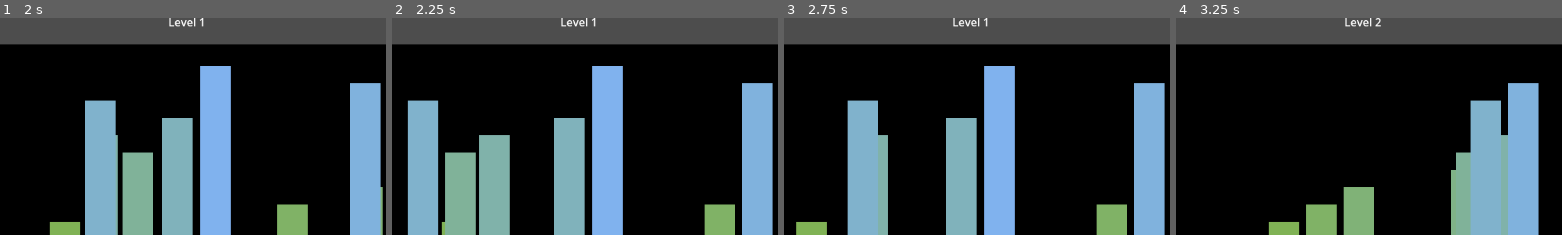
Above: before the commit, frames 1-4 (left to right).
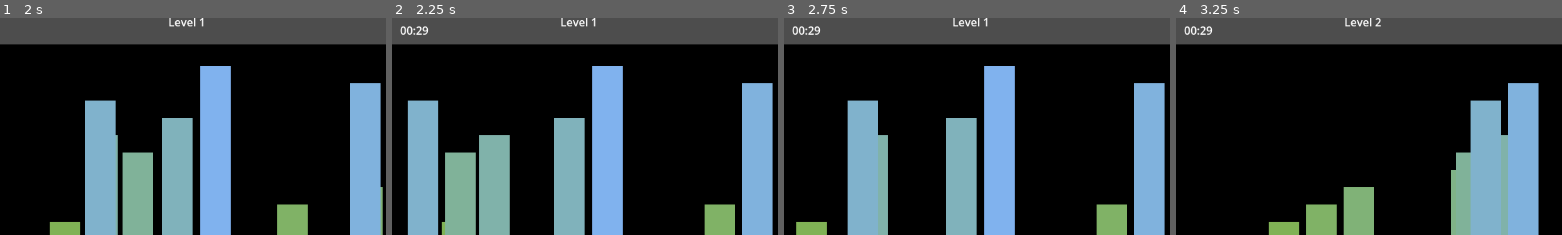
Above: after the commit, the same moments.

Repository: jematson/CS471ChappellChase
Game: Godot game, scene res://scenes/main_menu.tscn
The game is run twice, just before and just after one commit, with the same random seed, the same clock (stepped at 60 frames per second) and the same inputs.
Inputs:
- Up to frame 1 (2 s): click "Game" at 0.5 s; click "Shuffle" at 1.25 s
- Up to frame 2 (2.25 s): click "Bubble Sort" at 2 s
- Up to frame 3 (2.75 s): no input
- Up to frame 4 (3.25 s): click "Quick Sort" at 2.75 s
The pictures show only the part of the screen within x 39-89%, y 1-51%; the shares and areas given below are measured in that part.

Frame 1 is identical in both runs. In frame 2, 0.2% of the frame differs, in the area x 2-10%, y 3-8%; in frame 3, 0.2%; in frame 4, 0.2%.

Commit message:
Barebones implementation of timer feature

Diff:
--- a/scenes/level.tscn
+++ b/scenes/level.tscn
@@ -1,8 +1,9 @@
-[gd_scene load_steps=4 format=3 uid="uid://exm1vyysobw5"]
+[gd_scene load_steps=5 format=3 uid="uid://exm1vyysobw5"]
 
 [ext_resource type="PackedScene" uid="uid://c84hilvcwcvgs" path="res://scenes/algorithm_menu.tscn" id="1_2q6dc"]
-[ext_resource type="Script" uid="uid://c3js4fpuranuv" path="res://source/level.gd" id="1_w8frs"]
+[ext_resource type="Script" uid="uid://t20icwr7cudf" path="res://source/level.gd" id="1_w8frs"]
 [ext_resource type="PackedScene" uid="uid://crmsvxie0bwea" path="res://scenes/algorithm_executer.tscn" id="3_w8frs"]
+[ext_resource type="Script" uid="uid://cynfqilcpbudk" path="res://sort_timer.gd" id="4_mx8sn"]
 
 [node name="Level" type="Node2D"]
 script = ExtResource("1_w8frs")
@@ -25,4 +26,11 @@
 offset_bottom = 46.0
 text = "Level 0"
 
+[node name="TimerLabel" type="Label" parent="."]
+offset_left = 450.0
+offset_top = 35.0
+offset_right = 490.0
+offset_bottom = 58.0
+script = ExtResource("4_mx8sn")
+
 [connection signal="pressed" from="MenuButton" to="." method="_on_menu_button_pressed"]
--- /dev/null
+++ b/sort_timer.gd
@@ -0,0 +1,23 @@
+extends Label
+
+var timer_running = false
+var elapsed_time = 30.0
+
+func _process(delta):
+	if timer_running:
+		elapsed_time -= delta
+		text = format_time(elapsed_time)
+
+
+func format_time(t):
+	var minutes = int(t) / 60
+	var seconds = int(t) % 60
+	return str(minutes).pad_zeros(2) + ":" + str(seconds).pad_zeros(2)
+
+
+func start_timer():
+	timer_running = true
+
+
+func stop_timer():
+	timer_running = false
--- a/source/algorithm_executer.gd
+++ b/source/algorithm_executer.gd
@@ -8,7 +8,7 @@
 var stair_heights = []
 
 @onready var display = $StairDisplay
-
+@onready var sort_timer = get_node("../TimerLabel")
 
 func reset():
 	stair_heights = []
@@ -29,6 +29,7 @@
 
 
 func bubble_sort():
+	sort_timer.start_timer()
 	var n = stair_heights.size()
 	for i in range(n - 1):
 		for j in range(n - i - 1):
@@ -41,14 +42,18 @@
 
 				await get_tree().create_timer(0.3).timeout
 	emit_signal("sorted")
+	sort_timer.stop_timer()
 
 
 func call_quicksort():
+	sort_timer.start_timer()
 	quicksort(stair_heights, 0, stair_heights.size() - 1)
 	emit_signal("sorted")
+	sort_timer.stop_timer()
 
 
 func call_insertionsort():
+	sort_timer.start_timer()
 	await InsertionSort.insertion_sort(
 		stair_heights,
 		func(array: Array): display.update_stair_positions(array),
@@ -56,13 +61,16 @@
 		self
 	)
 	emit_signal("sorted")
+	sort_timer.stop_timer()
 
 
 func call_selectionsort():
+	sort_timer.start_timer()
 	await SelectionSort.selection_sort(
 		stair_heights, func(array: Array, i, j): swap(array, i, j), self
 	)
 	emit_signal("sorted")
+	sort_timer.stop_timer()
 
 
 func partition(array, low, high):
@@ -87,9 +95,11 @@
 
 
 func quicksort(array, low, high):
+	sort_timer.start_timer()
 	if low < high:
 		var pivot_index = await partition(array, low, high)
 
 		quicksort(array, low, pivot_index - 1)
 
 		quicksort(array, pivot_index + 1, high)
+	sort_timer.stop_timer()
